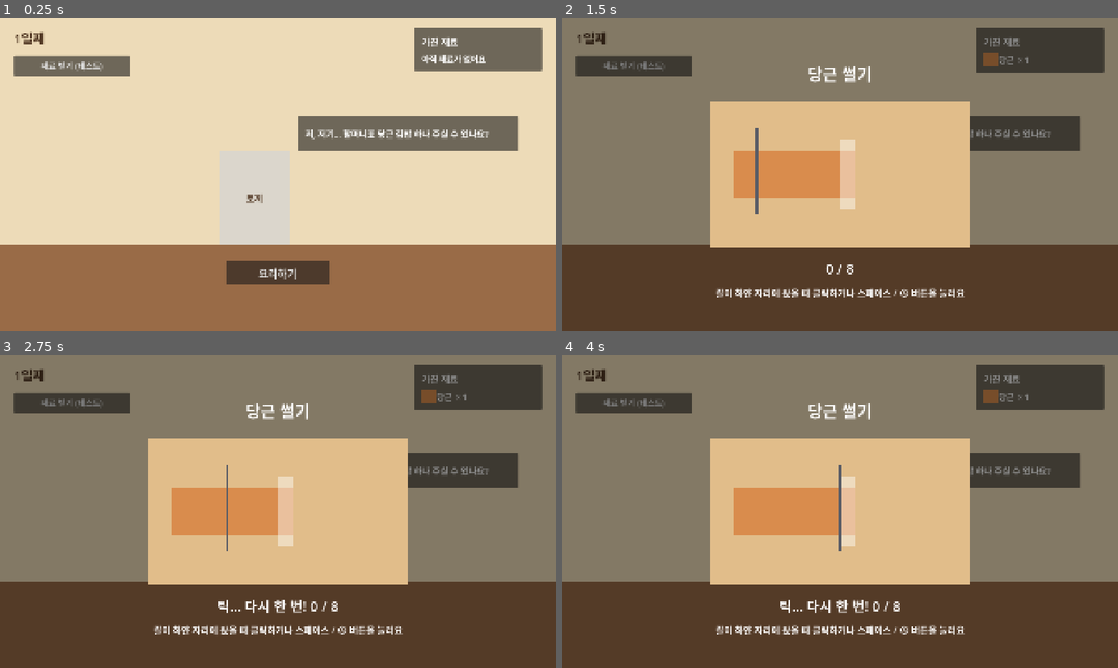
Above: before the commit, frames 1-4 (two rows, left to right).
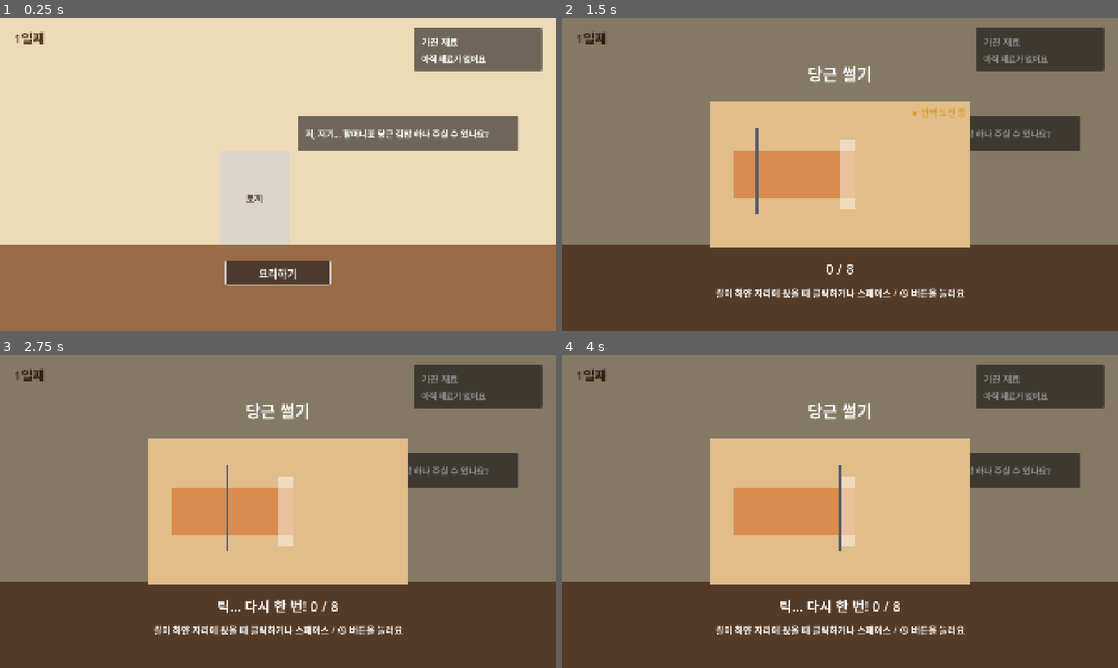
Above: after the commit, the same moments.

Repository: jhoseong6881-debug/grandmas-kitchen
Game: Godot game, scene res://scenes/kitchen/kitchen.tscn
Same seed, same stepped clock (60 frames per second), same inputs: the game is played once before the commit and once after it.
Inputs (mouse positions are in pixels of both pictures, inside the frame that each line leads up to):
- Up to frame 1 (0.25 s): no input
- Up to frame 2 (1.5 s): click (634, 64) at 0.5 s, where only the run before the commit has a clickable "재료 받기 (테스트)"; click "요리하기" at 1.25 s
- Up to frame 3 (2.75 s): click (72, 401) at 2 s, where only the run before the commit has a clickable "재료 받기 (테스트)"
- Up to frame 4 (4 s): click (634, 401) at 2.75 s, where only the run before the commit has a clickable "재료 받기 (테스트)"; tap Enter (ui_accept) at 3.5, 3.77 s; move the mouse to (840, 511) at 3.52 s; click (840, 511) at 3.67 s

The runs differ from the first frame. In frame 1, 1.5% of the frame differs, in the area x 2-60%, y 12-86%; in frame 2, 1.8%, in the area x 2-98%, y 11-32%; in frame 3, 1.7%; in frame 4, 1.7%.

Commit message:
대접하고 밥값 받기, 완벽 보너스와 표시 추가
- 요리 완성 후 대접하기: 손님 대사와 밥값 재료 지급
- 미니게임을 한 번도 안 틀리면 밥값 재료마다 보너스, 칭찬 대사
- 완벽 표시: 썰기 중 "완벽 도전 중", 다 썬 순간 완벽 도장, 금색 안내 문구
- 버튼 자동 선택으로 키보드/게임패드 진행 지원
- 테스트용 재료 받기 버튼 삭제
- AnimalGuest에 thanks_line, perfect_line 추가
- ideas.md에 손님 호감도 아이디어 기록

Co-Authored-By: Claude Opus 5.5 <noreply@anthropic.com>

Diff:
--- a/data/guests/rabbit.tres
+++ b/data/guests/rabbit.tres
@@ -14,4 +14,6 @@
 favorite_recipes = Array[ExtResource("2_recipe")]([ExtResource("4_kimbop")])
 payment_ingredients = Array[ExtResource("3_ingredient")]([ExtResource("5_carrot")])
 order_line = "저, 저기... {recipe} 하나 주실 수 있나요?"
+thanks_line = "정말 맛있었어요... 또 와도 되죠?"
+perfect_line = "와... 칼질 솜씨가 할머니랑 똑같아요! 이거, 당근 더 드릴게요."
 dialogue_lines = Array[String](["안녕하세요... 여기 밥집 다시 연 거 맞죠?", "할머니 김밥, 정말 그리웠어요."])
--- a/scenes/kitchen/kitchen.tscn
+++ b/scenes/kitchen/kitchen.tscn
@@ -2,7 +2,6 @@
 
 [ext_resource type="Script" path="res://scripts/kitchen/kitchen.gd" id="1_kitchen"]
 [ext_resource type="PackedScene" path="res://scenes/ui/inventory_panel.tscn" id="2_inventory"]
-[ext_resource type="Resource" path="res://data/ingredients/carrot.tres" id="3_carrot"]
 [ext_resource type="PackedScene" path="res://scenes/kitchen/guest_spot.tscn" id="4_guest_spot"]
 [ext_resource type="PackedScene" path="res://scenes/kitchen/minigames/chop_minigame.tscn" id="5_chop"]
 
@@ -14,7 +13,6 @@
 grow_horizontal = 2
 grow_vertical = 2
 script = ExtResource("1_kitchen")
-test_ingredient = ExtResource("3_carrot")
 
 [node name="Background" type="ColorRect" parent="."]
 layout_mode = 1
@@ -55,16 +53,6 @@
 theme_override_font_sizes/font_size = 44
 text = "1일째"
 
-[node name="TestButton" type="Button" parent="."]
-unique_name_in_owner = true
-layout_mode = 0
-offset_left = 48.0
-offset_top = 130.0
-offset_right = 448.0
-offset_bottom = 200.0
-theme_override_font_sizes/font_size = 28
-text = "재료 받기 (테스트)"
-
 [node name="InventoryPanel" parent="." instance=ExtResource("2_inventory")]
 layout_mode = 1
 anchors_preset = 1
@@ -93,6 +81,23 @@
 theme_override_font_sizes/font_size = 36
 text = "요리하기"
 
+[node name="ServeButton" type="Button" parent="."]
+unique_name_in_owner = true
+layout_mode = 1
+anchors_preset = 7
+anchor_left = 0.5
+anchor_top = 1.0
+anchor_right = 0.5
+anchor_bottom = 1.0
+offset_left = -180.0
+offset_top = -240.0
+offset_right = 180.0
+offset_bottom = -160.0
+grow_horizontal = 2
+grow_vertical = 0
+theme_override_font_sizes/font_size = 36
+text = "대접하기"
+
 [node name="CookStatusLabel" type="Label" parent="."]
 unique_name_in_owner = true
 layout_mode = 1
--- a/scenes/kitchen/minigames/chop_minigame.tscn
+++ b/scenes/kitchen/minigames/chop_minigame.tscn
@@ -97,6 +97,19 @@
 theme_override_constants/h_separation = 10
 theme_override_constants/v_separation = 10
 
+[node name="PerfectStreakLabel" type="Label" parent="Board"]
+unique_name_in_owner = true
+layout_mode = 0
+offset_left = 560.0
+offset_top = 14.0
+offset_right = 884.0
+offset_bottom = 56.0
+theme_override_colors/font_color = Color(0.85, 0.6, 0.05, 1)
+theme_override_font_sizes/font_size = 30
+text = "★ 완벽 도전 중"
+horizontal_alignment = 2
+vertical_alignment = 1
+
 [node name="ProgressLabel" type="Label" parent="."]
 unique_name_in_owner = true
 layout_mode = 1
@@ -133,3 +146,26 @@
 text = "칼이 하얀 자리에 왔을 때 클릭하거나 스페이스 / Ⓐ 버튼을 눌러요"
 horizontal_alignment = 1
 vertical_alignment = 1
+
+[node name="PerfectStamp" type="Label" parent="."]
+unique_name_in_owner = true
+visible = false
+layout_mode = 1
+anchors_preset = 8
+anchor_left = 0.5
+anchor_top = 0.5
+anchor_right = 0.5
+anchor_bottom = 0.5
+offset_left = -450.0
+offset_top = -100.0
+offset_right = 450.0
+offset_bottom = 100.0
+grow_horizontal = 2
+grow_vertical = 2
+theme_override_colors/font_color = Color(1, 0.84, 0.25, 1)
+theme_override_colors/font_outline_color = Color(0.4, 0.22, 0.08, 1)
+theme_override_constants/outline_size = 16
+theme_override_font_sizes/font_size = 120
+text = "★ 완벽! ★"
+horizontal_alignment = 1
+vertical_alignment = 1
--- a/scripts/data/animal_guest.gd
+++ b/scripts/data/animal_guest.gd
@@ -15,5 +15,9 @@
 @export var payment_ingredients: Array[Ingredient] = []
 ## 주문할 때 하는 말. {recipe} 자리에 요리 이름이 들어간다.
 @export var order_line: String = "{recipe} 주세요!"
+## 대접받고 하는 말
+@export var thanks_line: String = "잘 먹었어요!"
+## 미니게임을 한 번도 안 틀리고 대접받았을 때 하는 말
+@export var perfect_line: String = "와, 정말 맛있어요!"
 ## 손님이 하는 말. 한 줄에 대사 하나.
 @export_multiline var dialogue_lines: Array[String] = []
--- a/scripts/kitchen/guest_spot.gd
+++ b/scripts/kitchen/guest_spot.gd
@@ -23,5 +23,10 @@
 	show()
 
 
+## 말풍선 내용을 바꾼다.
+func say(text: String) -> void:
+	_bubble_text.text = text
+
+
 func clear() -> void:
 	hide()
--- a/scripts/kitchen/kitchen.gd
+++ b/scripts/kitchen/kitchen.gd
@@ -1,11 +1,18 @@
 extends Control
-## 부엌 화면. 지금은 날짜와 가진 재료를 보여 주는 첫 화면이다.
+## 부엌 화면. 손님이 와서 주문하면 요리(미니게임)를 하고, 대접한 뒤 밥값으로 재료를 받는다.
 
 const DAY_TEXT_FORMAT: String = "%d일째"
 const COOKED_TEXT_FORMAT: String = "%s 완성!"
+const PERFECT_COOKED_TEXT_FORMAT: String = "%s 완성! 한 번도 안 틀렸어요!"
+const PAYMENT_TEXT_FORMAT: String = "밥값으로 %s 받았어요"
+const PAYMENT_ITEM_FORMAT: String = "%s ×%d"
+const PAYMENT_ITEM_SEPARATOR: String = ", "
+const PERFECT_BONUS_FORMAT: String = " (완벽 보너스 +%d!)"
 
-## 테스트 버튼을 누르면 받는 재료. 실제로 재료를 얻는 흐름이 생기면 버튼과 함께 지운다.
-@export var test_ingredient: Ingredient
+## 미니게임을 한 번도 안 틀리면 밥값 재료마다 이만큼 더 받는다.
+@export var perfect_bonus_amount: int = 1
+## 완벽하게 요리했을 때 아래 안내 글자 색
+@export var perfect_text_color: Color = Color(1, 0.84, 0.25)
 
 ## 지금 와 있는 손님과 그 손님의 주문. 손님이 없으면 null.
 var current_guest: AnimalGuest
@@ -13,22 +20,28 @@
 
 ## 요리 중에 아직 남은 미니게임 단계
 var _remaining_steps: Array[Recipe.MinigameType] = []
+## 이번 요리의 미니게임을 지금까지 전부 한 번도 안 틀렸는지
+var _is_perfect_cook: bool = true
+## 안내 글자의 원래 색 (완벽 색에서 되돌릴 때 쓴다)
+var _status_default_color: Color
 
 @onready var _day_label: Label = %DayLabel
-@onready var _test_button: Button = %TestButton
 @onready var _guest_spot: GuestSpot = %GuestSpot
 @onready var _cook_button: Button = %CookButton
+@onready var _serve_button: Button = %ServeButton
 @onready var _cook_status_label: Label = %CookStatusLabel
 @onready var _chop_minigame: ChopMinigame = %ChopMinigame
 
 
 func _ready() -> void:
 	GameState.day_changed.connect(_on_day_changed)
-	_test_button.pressed.connect(_on_test_button_pressed)
 	_cook_button.pressed.connect(_on_cook_button_pressed)
-	_chop_minigame.finished.connect(_run_next_step)
+	_serve_button.pressed.connect(_on_serve_button_pressed)
+	_chop_minigame.finished.connect(_on_minigame_finished)
 	_cook_button.hide()
+	_serve_button.hide()
 	_cook_status_label.text = ""
+	_status_default_color = _cook_status_label.get_theme_color("font_color")
 	_on_day_changed(GameState.current_day)
 	_call_next_guest()
 
@@ -46,19 +59,30 @@
 	current_guest = guest
 	current_order = guest.favorite_recipes.pick_random()
 	_guest_spot.show_order(current_guest, current_order)
-	_cook_button.show()
+	_show_button(_cook_button)
 
 
 func _on_cook_button_pressed() -> void:
 	_cook_button.hide()
+	_is_perfect_cook = true
 	_remaining_steps = current_order.minigame_steps.duplicate()
+	_run_next_step()
+
+
+func _on_minigame_finished(is_perfect: bool) -> void:
+	if not is_perfect:
+		_is_perfect_cook = false
 	_run_next_step()
 
 
 ## 레시피의 미니게임 단계를 순서대로 하나씩 진행한다. 다 끝나면 요리 완성.
 func _run_next_step() -> void:
 	if _remaining_steps.is_empty():
-		_cook_status_label.text = COOKED_TEXT_FORMAT % current_order.display_name
+		var format: String = PERFECT_COOKED_TEXT_FORMAT if _is_perfect_cook else COOKED_TEXT_FORMAT
+		_cook_status_label.text = format % current_order.display_name
+		_cook_status_label.add_theme_color_override("font_color",
+				perfect_text_color if _is_perfect_cook else _status_default_color)
+		_show_button(_serve_button)
 		return
 	var step: Recipe.MinigameType = _remaining_steps.pop_front()
 	match step:
@@ -69,12 +93,33 @@
 			_run_next_step()
 
 
+## 대접하면 손님이 고맙다고 말하고, 밥값 재료를 준다. 완벽했으면 재료마다 보너스를 더 준다.
+func _on_serve_button_pressed() -> void:
+	_serve_button.hide()
+	var payment: Dictionary[StringName, int] = {}
+	for ingredient: Ingredient in current_guest.payment_ingredients:
+		payment[ingredient.id] = payment.get(ingredient.id, 0) + 1
+	if _is_perfect_cook:
+		for ingredient_id: StringName in payment:
+			payment[ingredient_id] += perfect_bonus_amount
+	var payment_texts: PackedStringArray = []
+	for ingredient_id: StringName in payment:
+		GameState.add_ingredient(ingredient_id, payment[ingredient_id])
+		var ingredient: Ingredient = GameData.get_ingredient(ingredient_id)
+		var ingredient_name: String = ingredient.display_name if ingredient != null else String(ingredient_id)
+		payment_texts.append(PAYMENT_ITEM_FORMAT % [ingredient_name, payment[ingredient_id]])
+	_guest_spot.say(current_guest.perfect_line if _is_perfect_cook else current_guest.thanks_line)
+	var payment_text: String = PAYMENT_TEXT_FORMAT % PAYMENT_ITEM_SEPARATOR.join(payment_texts)
+	if _is_perfect_cook:
+		payment_text += PERFECT_BONUS_FORMAT % perfect_bonus_amount
+	_cook_status_label.text = payment_text
+
+
+## 버튼을 보여 주고 선택해 둔다. 그래야 게임패드 A 버튼으로도 바로 누를 수 있다.
+func _show_button(button: Button) -> void:
+	button.show()
+	button.grab_focus()
+
+
 func _on_day_changed(new_day: int) -> void:
 	_day_label.text = DAY_TEXT_FORMAT % new_day
-
-
-func _on_test_button_pressed() -> void:
-	if test_ingredient == null:
-		push_warning("Kitchen 노드의 Test Ingredient 칸이 비어 있습니다")
-		return
-	GameState.add_ingredient(test_ingredient.id)
--- a/scripts/kitchen/minigames/chop_minigame.gd
+++ b/scripts/kitchen/minigames/chop_minigame.gd
@@ -4,7 +4,8 @@
 ## 클릭, 스페이스/Enter, 게임패드 A 버튼(ui_accept)을 누르면 한 번 썬다.
 ## 빗나가도 벌칙은 없다. 시간 제한과 실패 없이, chops_needed 번 썰면 끝나고 finished 시그널을 보낸다.
 
-signal finished
+## is_perfect: 한 번도 빗나가지 않았으면 true
+signal finished(is_perfect: bool)
 
 const TITLE_FORMAT: String = "%s 썰기"
 const READY_FORMAT: String = "0 / %d"
@@ -20,8 +21,16 @@
 @export var target_width: float = 50.0
 ## 한 번 누른 뒤 다음 입력을 받기까지 쉬는 시간(초). 마구 눌러 통과하는 것을 막는다.
 @export var press_cooldown: float = 0.15
-## 다 썬 뒤 "다 썰었어요!"를 보여 주는 시간(초)
+## 다 썬 뒤 "다 썰었어요!"를 보여 주는 시간(초). 완벽했을 때는 도장이 잘 보이게 더 길게 보여 준다.
 @export var finish_delay: float = 0.8
+@export var perfect_finish_delay: float = 1.5
+## 완벽 도장이 튀어나오는 크기 변화와 시간(초)
+@export var stamp_start_scale: float = 0.3
+@export var stamp_overshoot_scale: float = 1.15
+@export var stamp_pop_duration: float = 0.18
+@export var stamp_settle_duration: float = 0.1
+## 처음 빗나갔을 때 "완벽 도전 중" 표시가 사라지는 시간(초)
+@export var streak_fade_duration: float = 0.3
 ## 썰 때마다 도마가 살짝 커졌다 돌아오는 정도와 시간(초)
 @export var bounce_scale: float = 1.03
 @export var bounce_duration: float = 0.08
@@ -33,6 +42,7 @@
 @export var ingredient_color: Color = Color(0.85, 0.55, 0.3)
 
 var _chop_count: int = 0
+var _miss_count: int = 0
 var _is_chopping: bool = false
 var _cooldown_left: float = 0.0
 var _ingredient_left: float = 0.0
@@ -49,17 +59,21 @@
 @onready var _slices: HFlowContainer = %Slices
 @onready var _title_label: Label = %TitleLabel
 @onready var _progress_label: Label = %ProgressLabel
+@onready var _perfect_streak_label: Label = %PerfectStreakLabel
+@onready var _perfect_stamp: Label = %PerfectStamp
 
 
 func _ready() -> void:
 	_ingredient_left = _ingredient.position.x
 	_ingredient_full_width = _ingredient.size.x
 	_knife.pivot_offset = Vector2(_knife.size.x / 2.0, 0.0)
+	_perfect_stamp.pivot_offset = _perfect_stamp.size / 2.0
 	hide()
 
 
 func start(recipe: Recipe) -> void:
 	_chop_count = 0
+	_miss_count = 0
 	_is_chopping = true
 	_cooldown_left = 0.0
 	for slice: Node in _slices.get_children():
@@ -75,6 +89,9 @@
 		ingredient_name = recipe.ingredients[0].display_name
 	_title_label.text = TITLE_FORMAT % ingredient_name
 	_progress_label.text = READY_FORMAT % chops_needed
+	_perfect_streak_label.modulate.a = 1.0
+	_perfect_streak_label.show()
+	_perfect_stamp.hide()
 	show()
 	# 포커스를 가져와야 키보드와 게임패드 입력이 뒤에 있는 버튼으로 새지 않는다.
 	grab_focus()
@@ -133,6 +150,9 @@
 
 
 func _miss() -> void:
+	_miss_count += 1
+	if _miss_count == 1:
+		_fade_out_streak_label()
 	_progress_label.text = MISS_FORMAT % [_chop_count, chops_needed]
 	_knife.rotation = miss_wobble_angle
 	var tween: Tween = create_tween()
@@ -157,11 +177,30 @@
 	tween.tween_property(_board, "scale", Vector2.ONE, bounce_duration)
 
 
+func _fade_out_streak_label() -> void:
+	var tween: Tween = create_tween()
+	tween.tween_property(_perfect_streak_label, "modulate:a", 0.0, streak_fade_duration)
+	tween.tween_callback(_perfect_streak_label.hide)
+
+
+## 완벽 도장이 작게 시작해서 살짝 크게 튀어나왔다가 제자리로 돌아온다.
+func _pop_perfect_stamp() -> void:
+	_perfect_streak_label.hide()
+	_perfect_stamp.scale = Vector2.ONE * stamp_start_scale
+	_perfect_stamp.show()
+	var tween: Tween = create_tween()
+	tween.tween_property(_perfect_stamp, "scale", Vector2.ONE * stamp_overshoot_scale, stamp_pop_duration)
+	tween.tween_property(_perfect_stamp, "scale", Vector2.ONE, stamp_settle_duration)
+
+
 func _finish() -> void:
 	_is_chopping = false
 	_target_zone.hide()
 	_progress_label.text = DONE_TEXT
-	await get_tree().create_timer(finish_delay).timeout
+	var is_perfect: bool = _miss_count == 0
+	if is_perfect:
+		_pop_perfect_stamp()
+	await get_tree().create_timer(perfect_finish_delay if is_perfect else finish_delay).timeout
 	_target_zone.show()
 	hide()
-	finished.emit()
+	finished.emit(is_perfect)
Not shown, changed: docs/art-todo.md
Not shown, changed: docs/ideas.md
